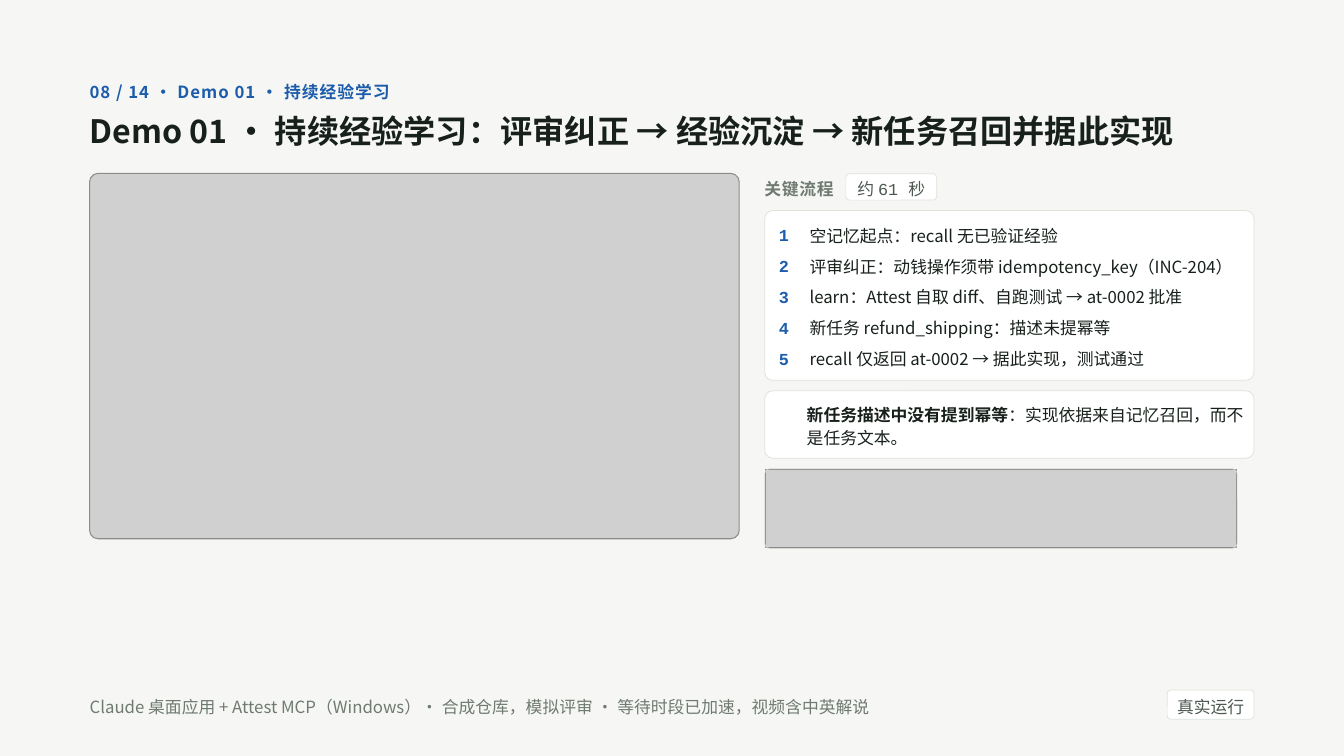
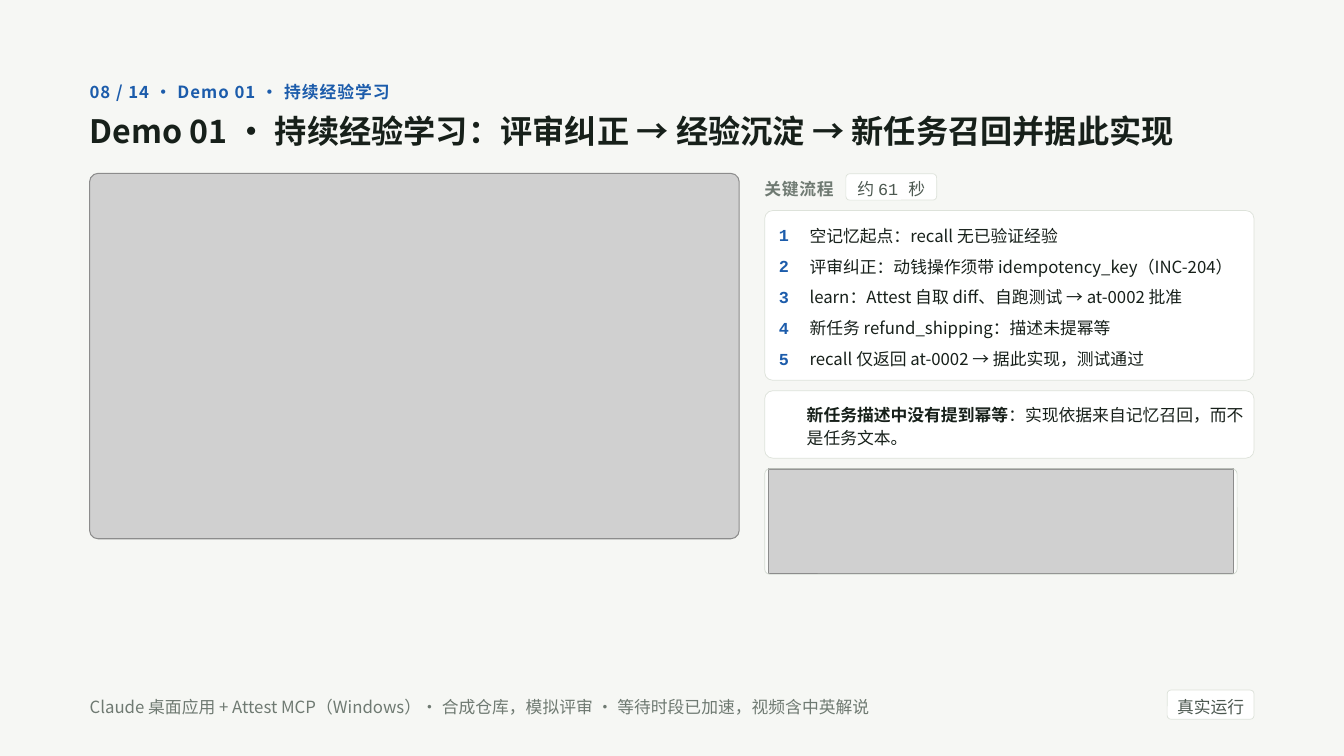
Before and after one commit to tonglynn/ai-native-development-assessment, a slide deck: slide 8 of docs/slides/attest_defense_slides.pptx. Drawn at 1344x756 pixels with LibreOffice and Linux fonts; fonts in the diff are those of the drawing; grey boxes stand for pictures; background and template pictures are left out. Boxes give left, top, right and bottom in pixels: in the first picture for what was removed or moved away, otherwise in the second. Text is boxed around its words. In the diff, an @@ line names an element or a change of style, - is before the commit and + after.

```diff
--- a/docs/slides/attest_defense_slides.pptx
+++ b/docs/slides/attest_defense_slides.pptx
@@ rounded rectangle: place and size @@
-rounded rectangle at <box>764,469,1237,549</box>
+rounded rectangle at <box>764,469,1237,576</box>
@@ rounded rectangle at <box>764,469,1237,576</box>: proportions changed @@
@@ rounded rectangle at <box>765,469,1238,575</box>: proportions changed @@
@@ rounded rectangle: place and size @@
-rounded rectangle at <box>765,469,1238,548</box>
+rounded rectangle at <box>765,469,1238,575</box>
@@ picture: place and size @@
-picture at <box>765,470,1237,547</box>
+picture at <box>768,469,1234,574</box>
```
Also in this commit, not shown: 13 other slides changed, 1 slide added, 1 other file.
